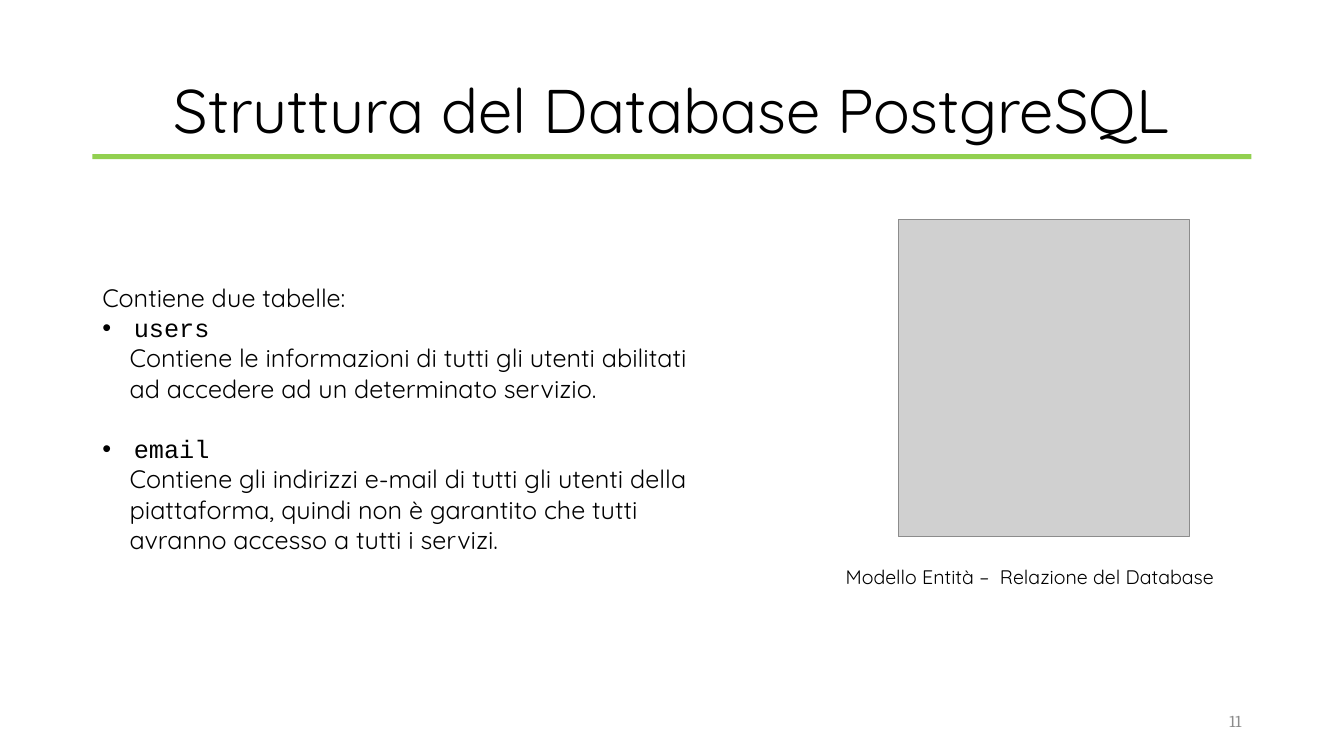
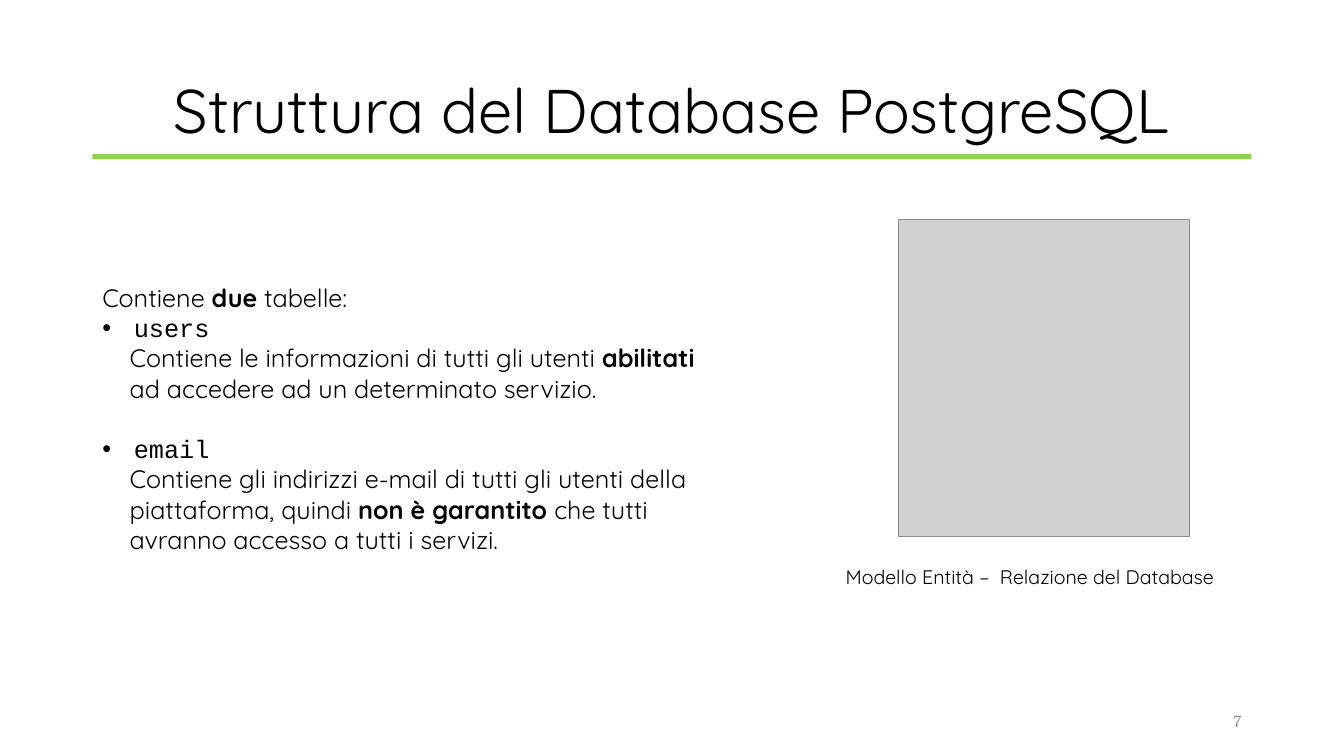
Before and after one commit to valeriodesiati/tesi, a slide deck: slide 7 of Presentazione/Valerio Desiati - Presentazione Discussione.pptx (slide 11 before the commit). Drawn at 1344x756 pixels with LibreOffice and Linux fonts; fonts in the diff are those of the drawing; grey boxes stand for pictures. Boxes give left, top, right and bottom in pixels: in the first picture for what was removed or moved away, otherwise in the second. Text is boxed around its words. In the diff, an @@ line names an element or a change of style, - is before the commit and + after.

```diff
--- a/Presentazione/Valerio Desiati - Presentazione Discussione.pptx
+++ b/Presentazione/Valerio Desiati - Presentazione Discussione.pptx
@@ text at bbox=[102, 288, 694, 524]: bold on in "due", "abilitati", "non è garantito" @@
@@ page number at bbox=[1234, 716, 1242, 727]: text changed @@
-11
+7
```
Also in this commit, not shown: 10 other slides changed, 10 slides removed, 7 other files.
